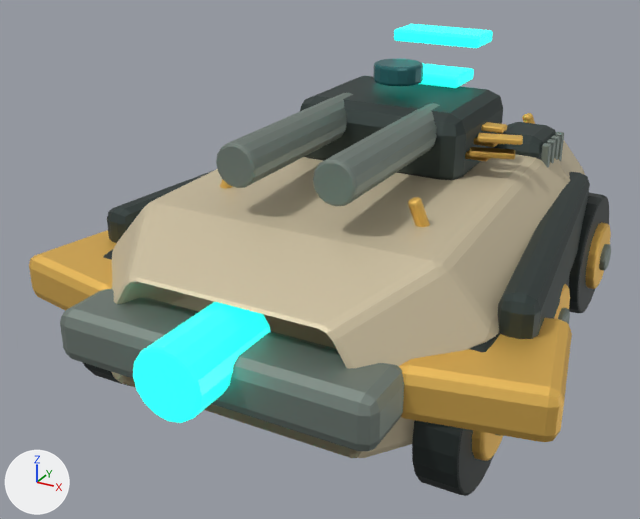
What one commit did to the Blender file assets/models/source/vehicles/raider.blend.
Before and after are seen from a 50 mm lens placed at (1.53, -3.4, 1.99), pointed at (-0.17, -0.31, 0.44). Lighting does not change. The marker at lower left points along +X, +Y and +Z. The older version comes first.

In view in the first picture: 'DamageHeavy overlay', 'DamageLight overlay', 'Forward impact ram', 'Marauder raider · low arrowhead hull', 'Static · Vehicle / dark', 'Static · Vehicle / hazard', 'Static · Vehicle / rubber', 'Static · Vehicle / steel', 'TeamColor', 'Turret optic'.
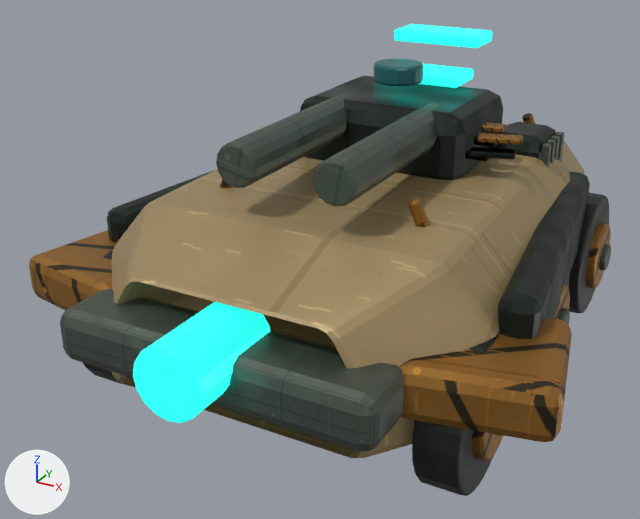
What differs and where, as boxes (x1, y1, x2, y2) in the pictures (640 x 519 px):
'Marauder raider · low arrowhead hull', surface changed (beige to brown)
    both: (111, 141, 585, 458)
'Static · Vehicle / hazard', surface changed
    both: (29, 113, 611, 461)
'Forward impact ram', surface changed (darker)
    both: (60, 289, 404, 451)
'Static · Vehicle / steel', surface changed
    both: (216, 93, 611, 436)
'DamageHeavy overlay', surface changed (orange to brown)
    both: (477, 122, 523, 145)
part 1 of me_damagelight_overlay___consolidated_mesh_003, surface changed (brown)
    before: (465, 136, 515, 162)
part 2 of me_damageheavy_overlay___consolidated_mesh_003, surface changed (orange to brown)
    before: (477, 122, 523, 145)
    after: (465, 122, 523, 162)

Patch to the scene script:
```diff
--- a/assets/models/source/vehicles/raider.blend.py
+++ b/assets/models/source/vehicles/raider.blend.py
@@ mat_vehicle___armor @@
 mat_vehicle___armor = bpy.data.materials.new('Vehicle / armor')
-# nodes: BsdfPrincipled, OutputMaterial
-# colours: beige #d4c7a8
+# nodes: BsdfPrincipled, NormalMap, OutputMaterial, TexImage x3
+# uses the picture img_ceramic_albedo_png
+# uses the picture img_ceramic_normal_png
+# uses the picture img_ceramic_roughness_png
@@ mat_vehicle___rubber @@
 mat_vehicle___rubber = bpy.data.materials.new('Vehicle / rubber')
-# nodes: BsdfPrincipled, OutputMaterial
-# colours: black #242e2c
+# nodes: BsdfPrincipled, NormalMap, OutputMaterial, TexImage x3
+# uses the picture img_rubber_albedo_png
+# uses the picture img_rubber_normal_png
+# uses the picture img_rubber_roughness_png
@@ mat_vehicle___hazard @@
 mat_vehicle___hazard = bpy.data.materials.new('Vehicle / hazard')
-# nodes: BsdfPrincipled, OutputMaterial
-# colours: orange #f5c765
+# nodes: BsdfPrincipled, NormalMap, OutputMaterial, TexImage x3
+# uses the picture img_safety_albedo_png
+# uses the picture img_safety_normal_png
+# uses the picture img_safety_roughness_png
@@ mat_vehicle___steel @@
 mat_vehicle___steel = bpy.data.materials.new('Vehicle / steel')
-# nodes: BsdfPrincipled, OutputMaterial
-# colours: grey #89958e
+# nodes: BsdfPrincipled, NormalMap, OutputMaterial, TexImage x3
+# uses the picture img_steel_albedo_png
+# uses the picture img_steel_normal_png
+# uses the picture img_steel_roughness_png
@@ me_damagelight_overlay___consolidated_mesh_003 @@
 me_damagelight_overlay___consolidated_mesh_003.from_pydata(...)  # 168 vertices, 162 faces; spans x -0.09..0.195, y -0.057..0.125, z -0.012..0.048
 # used by ob_damagelight_overlay; parent = ob_damagelight; location = (0.38, -0.06, 0.93)
+# me_damagelight_overlay___consolidated_mesh_003 part 1: texture (UV) coordinates of 162 of 162 faces, centred in x -0.09..0.194, y -0.057..0.125, z -0.012..0.048, changed; they spanned u 0.12..0.88, v 0.0..1.0 and now span u 0.0..1.0, v 0.0..1.0
 me_damagelight_overlay___consolidated_mesh_003.materials.append(mat_vehicle___dark)
@@ me_damageheavy_overlay___consolidated_mesh_003 @@
 me_damageheavy_overlay___consolidated_mesh_003.from_pydata(...)  # 280 vertices, 270 faces; spans x -0.09..0.195, y -0.057..0.215, z -0.012..0.084
 # used by ob_damageheavy_overlay; parent = ob_damageheavy; location = (0.38, -0.06, 0.93)
+# me_damageheavy_overlay___consolidated_mesh_003 part 2: texture (UV) coordinates of 270 of 270 faces, centred in x -0.09..0.194, y -0.057..0.215, z -0.012..0.084, changed; they spanned u 0.12..0.88, v 0.0..1.0 and now span u 0.0..1.0, v 0.0..1.0
 me_damageheavy_overlay___consolidated_mesh_003.materials.append(mat_vehicle___hazard)
```
